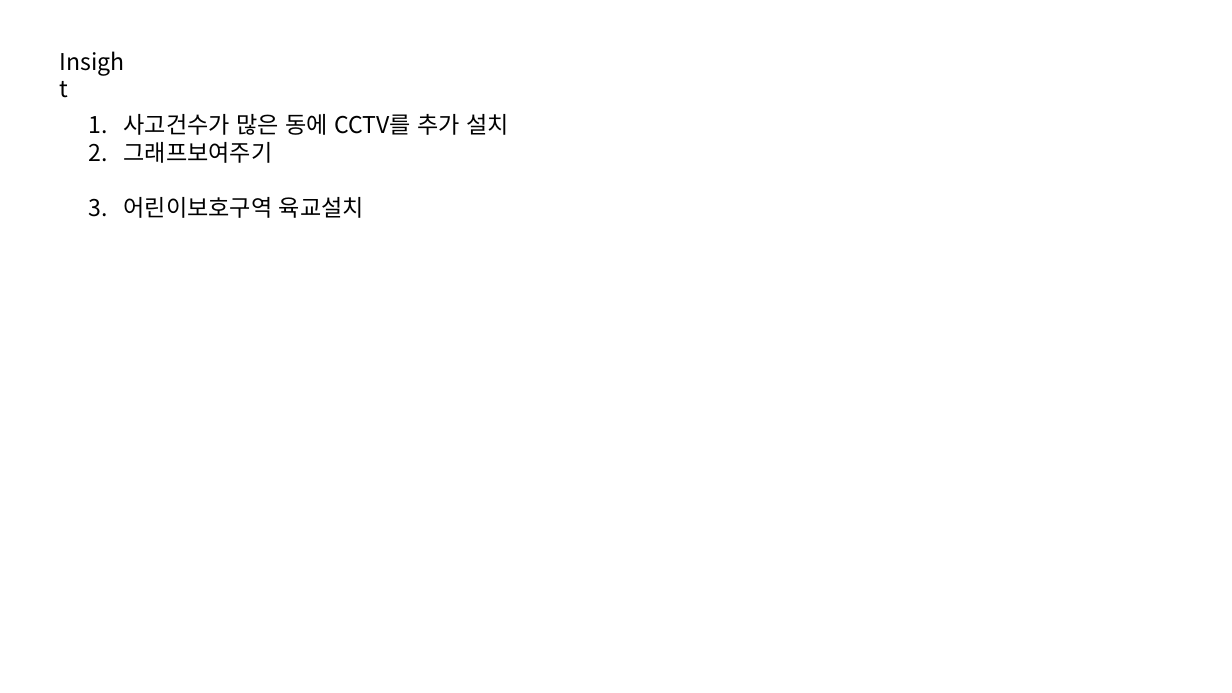
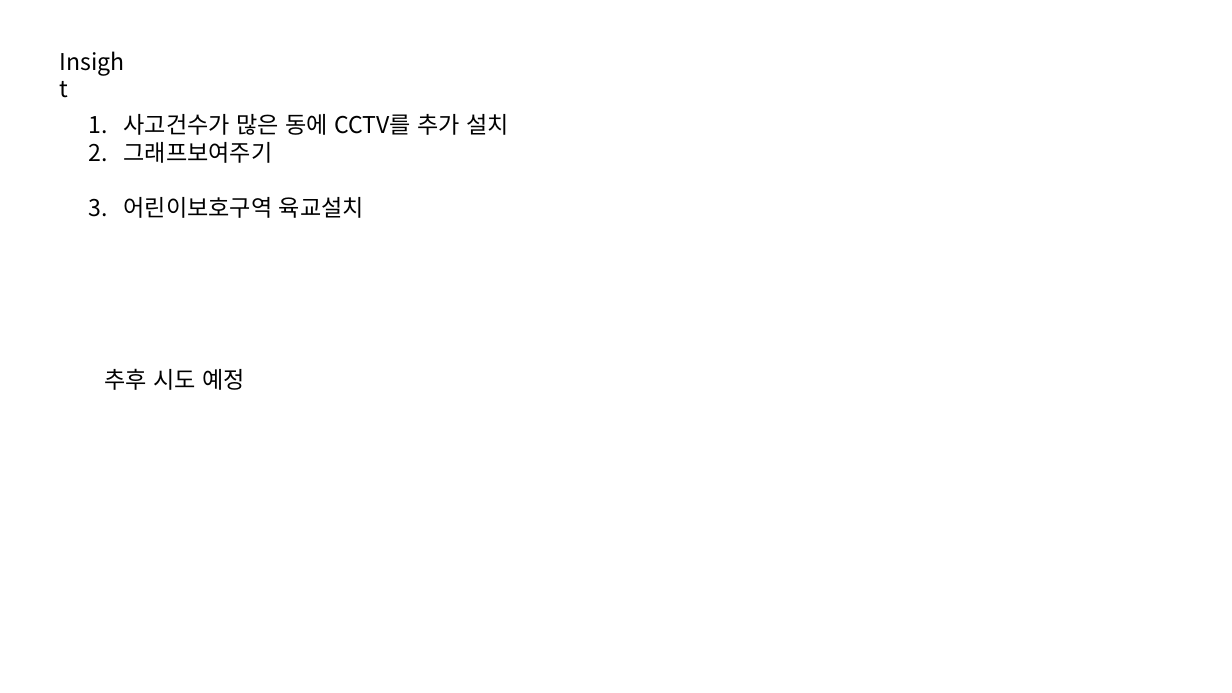
Before and after one commit to vvvjh112/DACON_Practice, a slide deck: slide 16 of Daegu/보고서/대구교통사고 예측.pptx (slide 11 before the commit). Drawn at 1232x693 pixels with LibreOffice and Linux fonts; fonts in the diff are those of the drawing. Boxes give left, top, right and bottom in pixels: in the first picture for what was removed or moved away, otherwise in the second. Text is boxed around its words. In the diff, an @@ line names an element or a change of style, - is before the commit and + after.

```diff
--- a/Daegu/보고서/대구교통사고 예측.pptx
+++ b/Daegu/보고서/대구교통사고 예측.pptx
@@ text added at (x1=105, y1=368, x2=246, y2=390), 18 pt, text #000000 @@
+추후 시도 예정
```
Also in this commit, not shown: 4 other slides changed, 11 slides added, 6 slides removed, 2 other files.
